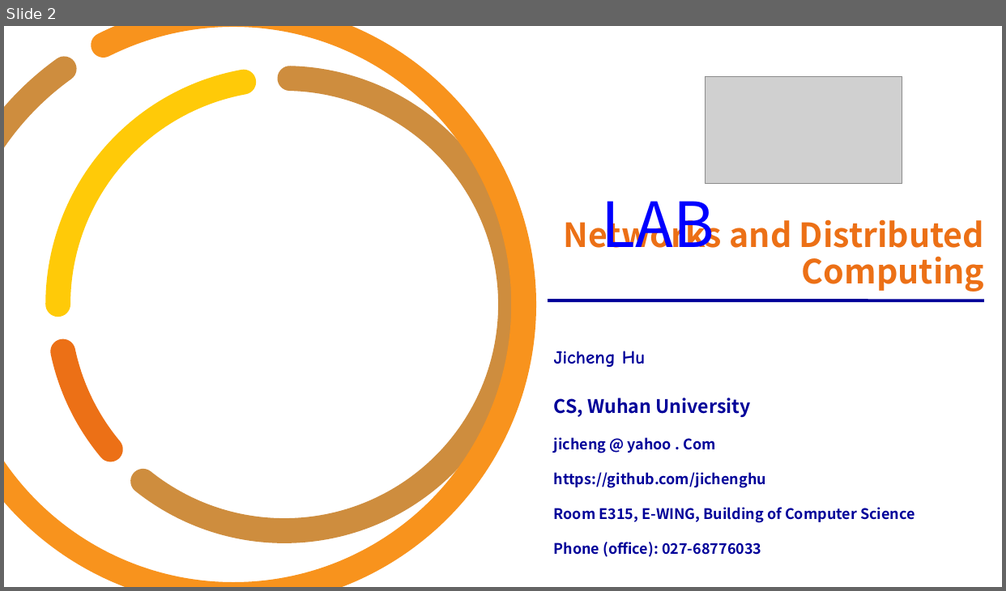
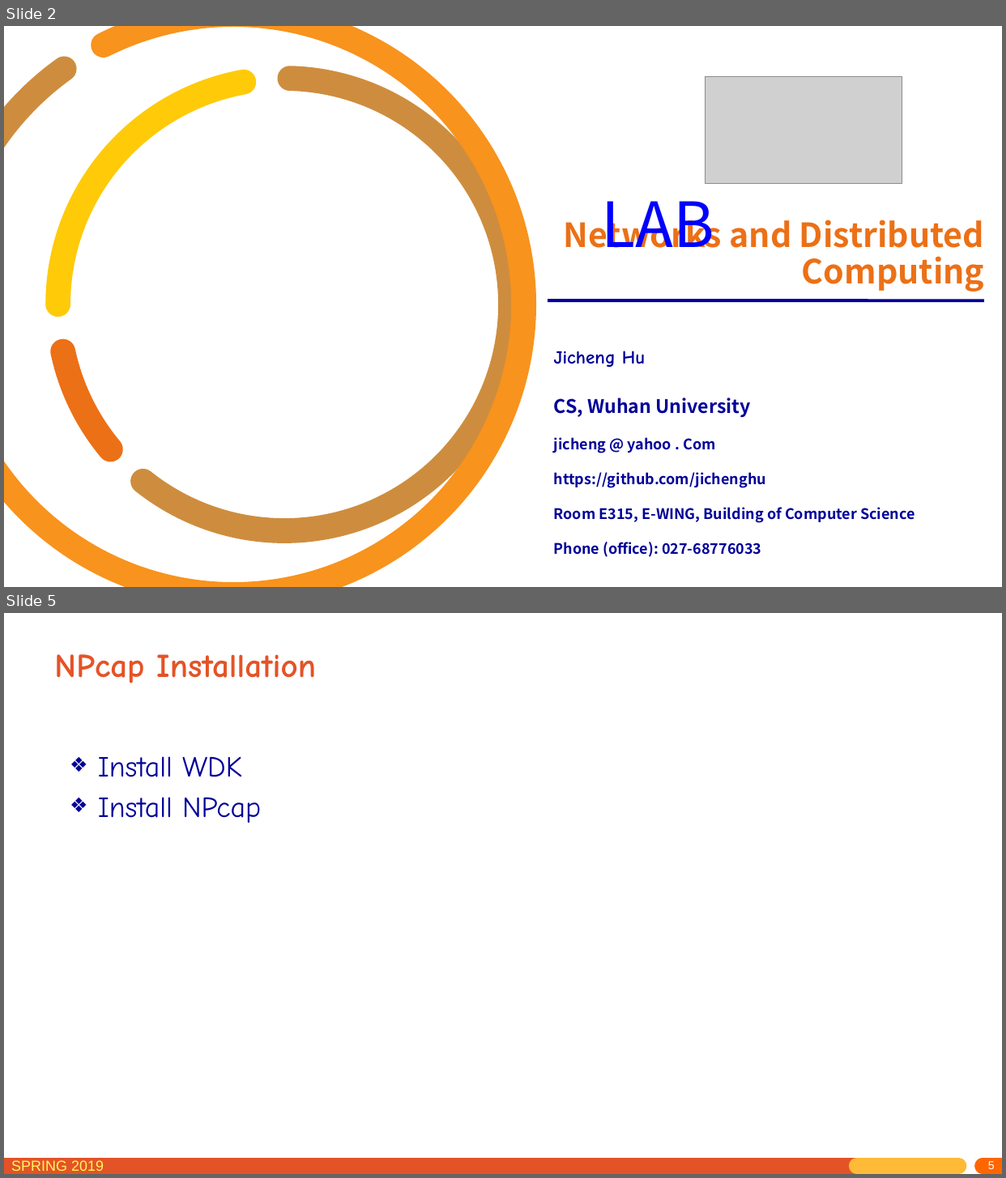
Before and after one commit to jichenghu/PPT_networkDistributed, a slide deck: lab_0.pptx. Shown one above the other, each under a label of ours: slide 2 before the commit, slides 2 and 5 after it; the slides between them are not shown. The pictures are 1006x591 and 1006x1178 pixels, drawn with LibreOffice and Linux fonts; fonts in the diff are those of the drawing; grey boxes stand for pictures; background and template pictures are left out. Boxes give left, top, right and bottom in pixels: in the first picture for what was removed or moved away, otherwise in the second. Text is boxed around its words. In the diff, an @@ line names an element or a change of style, - is before the commit and + after.

```diff
--- a/lab_0.pptx
+++ b/lab_0.pptx
@@ slide 5 added at [4, 613, 1002, 1174], background #FFFFFF @@
@@ title added at [54, 654, 316, 683], 32 pt, text #E45327, bold @@
+NPcap Installation
@@ text added at [98, 756, 261, 823], 28 pt, text #000099 @@
+❖ Install WDK
+❖ Install NPcap
@@ line added from (4, 1166) to (857, 1166), #E45327 15 pt @@
@@ text added at [11, 1161, 104, 1171], 14 pt, text #FFF65C @@
+SPRING 2019
@@ line added from (857, 1166) to (959, 1166), #FFBA37 15 pt @@
@@ line added from (982, 1166) to (1002, 1166), #FF6600 15 pt @@
@@ page number added at [988, 1161, 995, 1169], 11 pt, text #FFFFFF @@
+5
```
Also in this commit, not shown: 1 slide changed, 2 other slides added.
